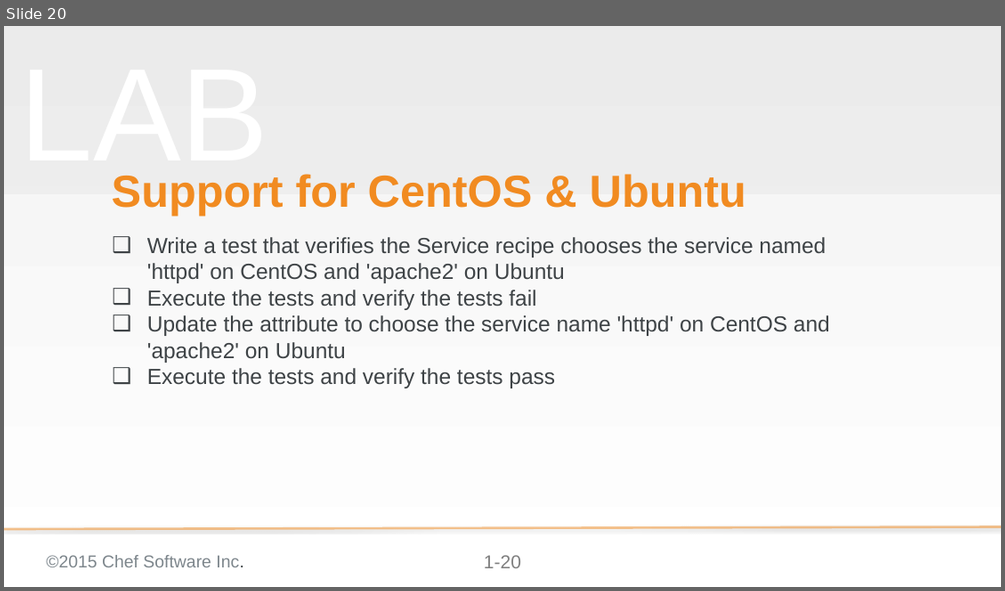
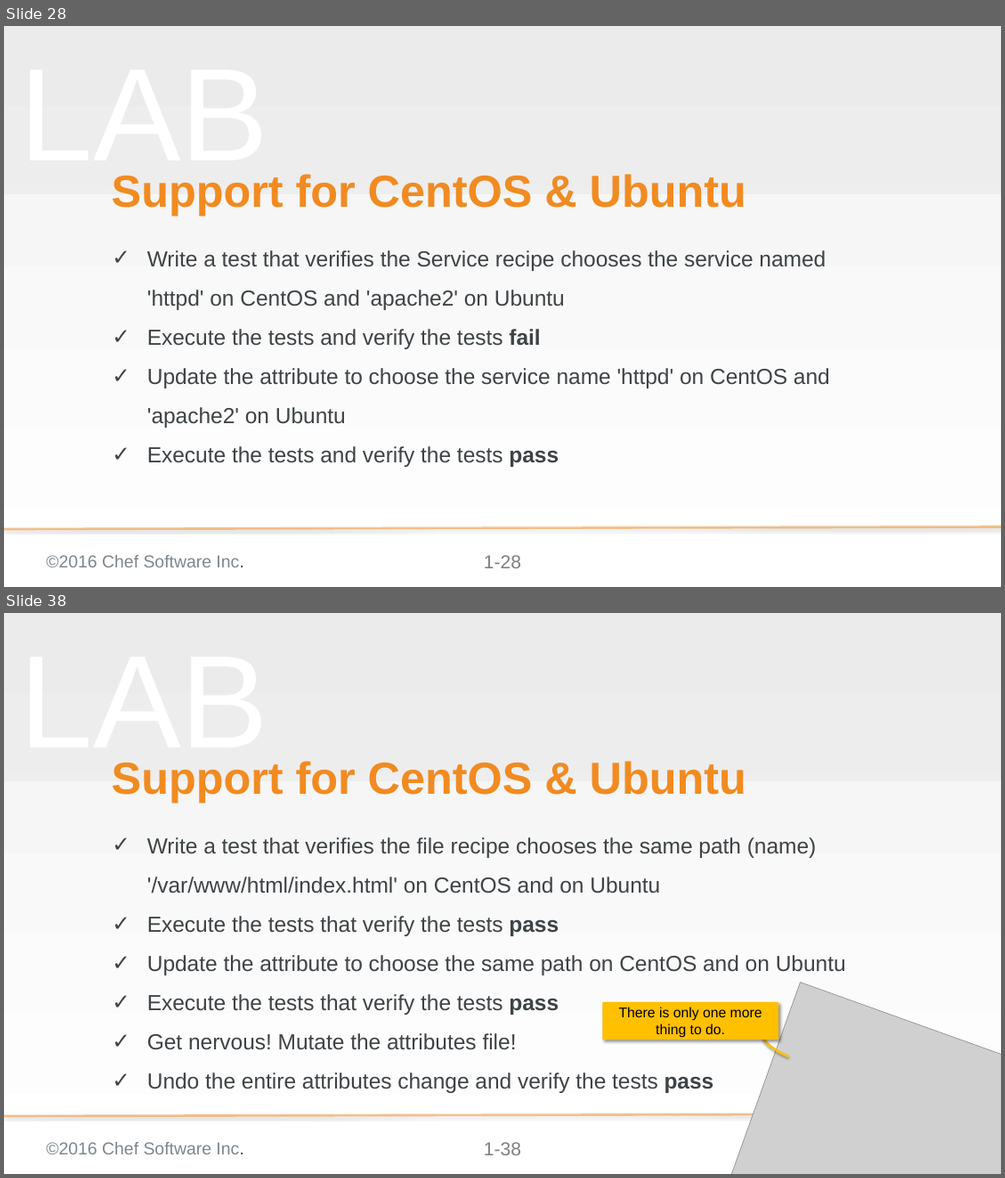
Before and after one commit to chef-training/test_driven_cookbook_development, a slide deck: 08-refactoring_for_multiple_platforms.pptx. Shown one above the other, each under a label of ours: slide 20 before the commit, slides 28 and 38 after it; the slides between them are not shown. The pictures are 1005x591 and 1005x1178 pixels, drawn with LibreOffice and Linux fonts; fonts in the diff are those of the drawing; grey boxes stand for pictures; background and template pictures are left out. Boxes give left, top, right and bottom in pixels: in the first picture for what was removed or moved away, otherwise in the second. Text is boxed around its words. In the diff, an @@ line names an element or a change of style, - is before the commit and + after.

Commit message:
Update 08 Refactoring Multiple Platforms is now conceptual slide
Way more yak than ever before. This yak has a spiritual side.
Includes the acknowledgement and lab associated with the configuration recipe. This creates a good conversation as the learner will refactor and then undo the change and talk about it.
Made the first experience with pry a group activity

```diff
--- a/08-refactoring_for_multiple_platforms.pptx
+++ b/08-refactoring_for_multiple_platforms.pptx
@@ slide 38 added at bbox=[4, 613, 1001, 1174], background gradient #F2F2F2 to #FFFFFF; not listed: 5 template elements that a slide beside it also shows @@
@@ title added at bbox=[112, 761, 746, 803], 57.6 pt, text #F18B21, bold @@
+Support for CentOS & Ubuntu
@@ subtitle added at bbox=[147, 837, 846, 1093], 28 pt, text #3E4346 @@
+✓ Write a test that verifies the file recipe chooses the same path (name) '/var/www/html/index.html' on CentOS and on Ubuntu
+✓ Execute the tests that verify the tests pass
+✓ Update the attribute to choose the same path on CentOS and on Ubuntu
+✓ Execute the tests that verify the tests pass
+✓ Get nervous! Mutate the attributes file!
+✓ Undo the entire attributes change and verify the tests pass
@@ picture added at bbox=[729, 982, 1001, 1174] @@
@@ rectangle added at bbox=[602, 1002, 778, 1039], fill #FFC000, 18 pt, text #000000 @@
+There is only one more thing to do.
@@ arc (boxed as its full ellipse) added at bbox=[760, 1028, 824, 1068], outline #FFC000 3 pt @@
@@ what was slide 20 is now slide 28 @@
@@ slide 28 changed as well @@
@@ subtitle "Write a test that verifies ..." at bbox=[147, 250, 830, 467]: bold on in "fail", "pass"; bullet ❑ to ✓; line spacing 1 to 1.5 @@
@@ text at bbox=[46, 555, 243, 567]: text changed @@
-©2015 Chef Software Inc.
+©2016 Chef Software Inc.
@@ page number at bbox=[484, 555, 521, 568]: text changed @@
-1-20
+1-28
```
Also in this commit, not shown: 33 other slides changed, 12 other slides added.
